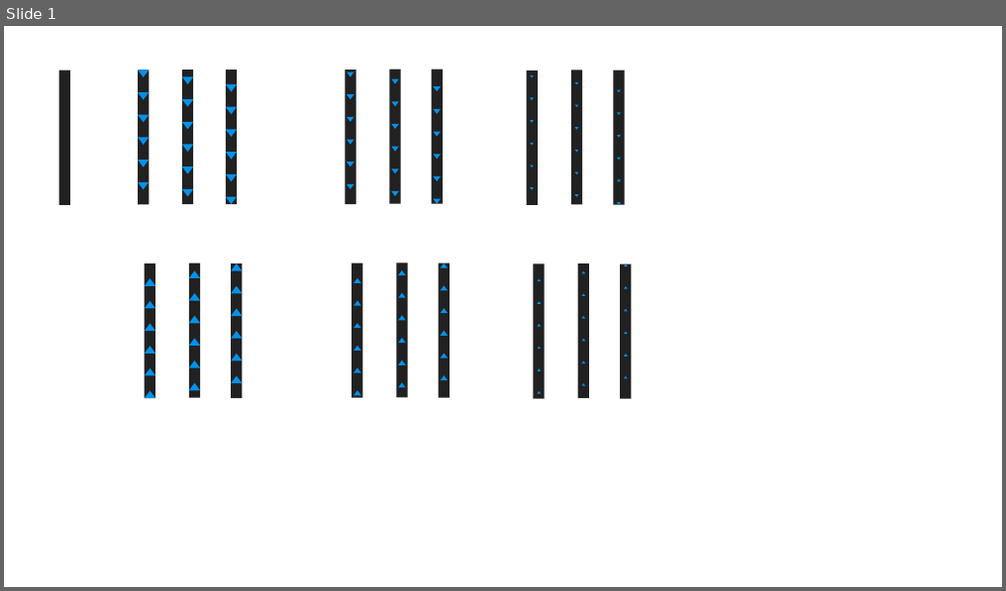
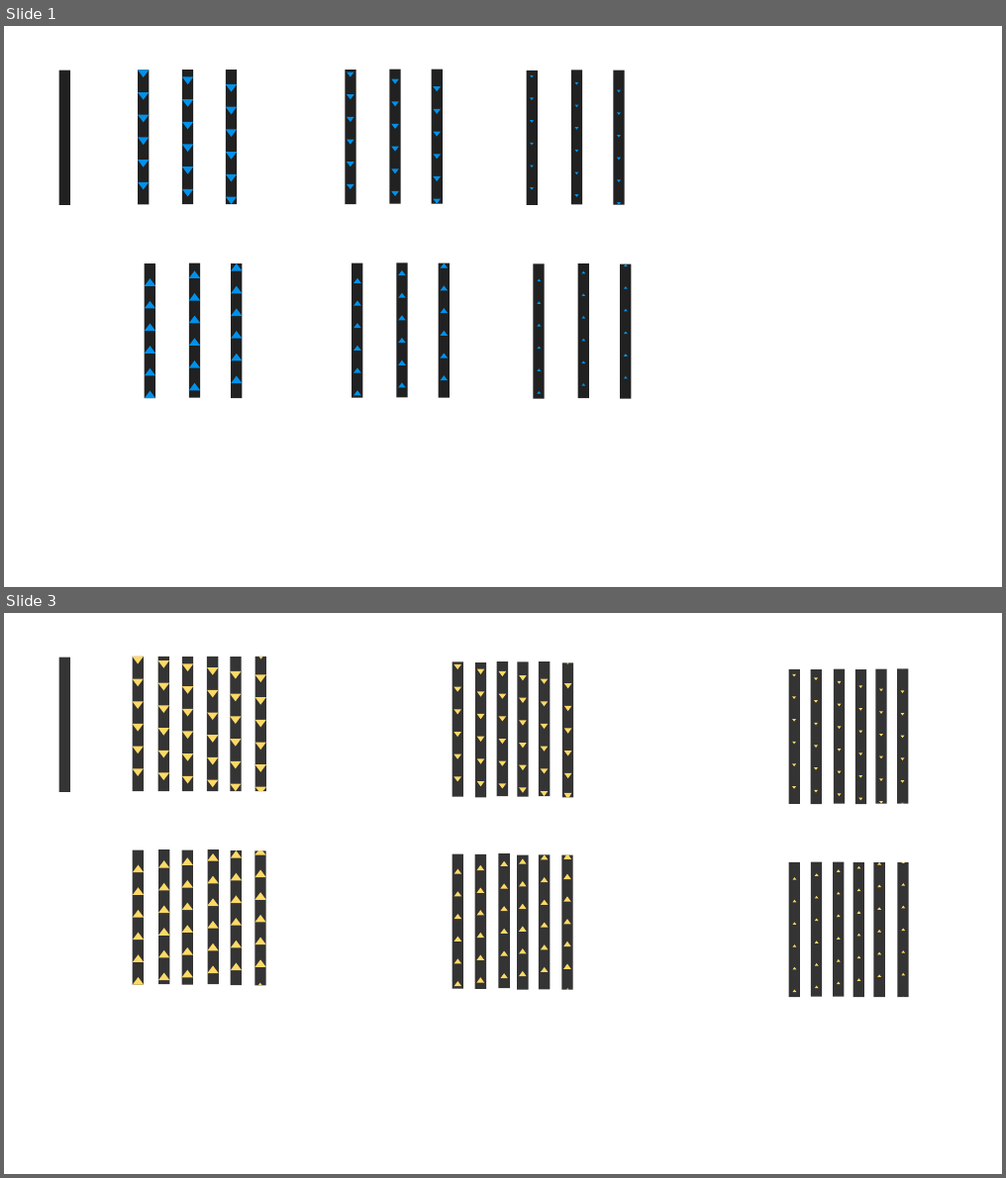
Before and after one commit to HeilaTechnologies/kafb-central-controller, a slide deck: Arrows/Arrows Original.pptx. Shown one above the other, each under a label of ours: slide 1 before the commit, slides 1 and 3 after it; the slides between them are not shown. The pictures are 1006x591 and 1006x1178 pixels, drawn with LibreOffice and Linux fonts; fonts in the diff are those of the drawing. Boxes give left, top, right and bottom in pixels: in the first picture for what was removed or moved away, otherwise in the second. Text is boxed around its words. In the diff, an @@ line names an element or a change of style, - is before the commit and + after.

```diff
--- a/Arrows/Arrows Original.pptx
+++ b/Arrows/Arrows Original.pptx
@@ slide 3 added at bbox=[4, 613, 1002, 1174], background #FFFFFF @@
@@ rectangle added at bbox=[58, 658, 70, 792], fill #343434 @@
@@ rectangle added at bbox=[897, 669, 908, 804], fill #343434 @@
@@ group added at bbox=[901, 669, 905, 804]: 7 triangles @@
@@ group added at bbox=[132, 657, 266, 791]: 36 triangles, 6 rectangles, 1 trapezoid @@
@@ group added at bbox=[788, 669, 800, 804]: 6 triangles, 1 rectangle @@
@@ group added at bbox=[810, 669, 822, 804]: 6 triangles, 1 rectangle @@
@@ group added at bbox=[452, 662, 573, 798]: 36 triangles, 6 rectangles, 1 trapezoid @@
@@ group added at bbox=[834, 669, 845, 804]: 6 triangles, 1 rectangle @@
@@ group added at bbox=[855, 669, 866, 804]: 6 triangles, 1 rectangle @@
@@ group added at bbox=[875, 669, 887, 804]: 6 triangles, 1 rectangle @@
@@ group added at bbox=[133, 851, 144, 985]: 6 triangles, 1 rectangle @@
@@ group added at bbox=[158, 850, 169, 984]: 6 triangles, 1 rectangle @@
@@ group added at bbox=[182, 851, 193, 985]: 6 triangles, 1 rectangle @@
@@ group added at bbox=[208, 850, 219, 984]: 6 triangles, 1 rectangle @@
@@ group added at bbox=[230, 851, 242, 986]: 6 triangles, 1 rectangle @@
@@ group added at bbox=[254, 851, 266, 986]: 6 triangles, 1 rectangle, 1 trapezoid @@
@@ group added at bbox=[452, 854, 463, 989]: 6 triangles, 1 rectangle @@
@@ group added at bbox=[475, 855, 486, 989]: 6 triangles, 1 rectangle @@
@@ group added at bbox=[499, 854, 510, 989]: 6 triangles, 1 rectangle @@
@@ group added at bbox=[517, 856, 528, 990]: 6 triangles, 1 rectangle @@
@@ group added at bbox=[539, 855, 549, 989]: 6 triangles, 1 rectangle @@
@@ group added at bbox=[561, 855, 573, 989]: 6 triangles, 1 rectangle, 1 trapezoid @@
@@ group added at bbox=[788, 862, 800, 997]: 6 triangles, 1 rectangle @@
@@ group added at bbox=[811, 862, 823, 997]: 6 triangles, 1 rectangle @@
@@ group added at bbox=[833, 862, 844, 997]: 6 triangles, 1 rectangle @@
@@ group added at bbox=[853, 862, 864, 997]: 6 triangles, 1 rectangle @@
@@ group added at bbox=[874, 862, 885, 997]: 6 triangles, 1 rectangle @@
@@ group added at bbox=[898, 862, 909, 998]: 7 triangles, 1 rectangle @@
```
Also in this commit, not shown: 1 slide changed, 3 other slides added, 2 slides removed, 1 other file.
